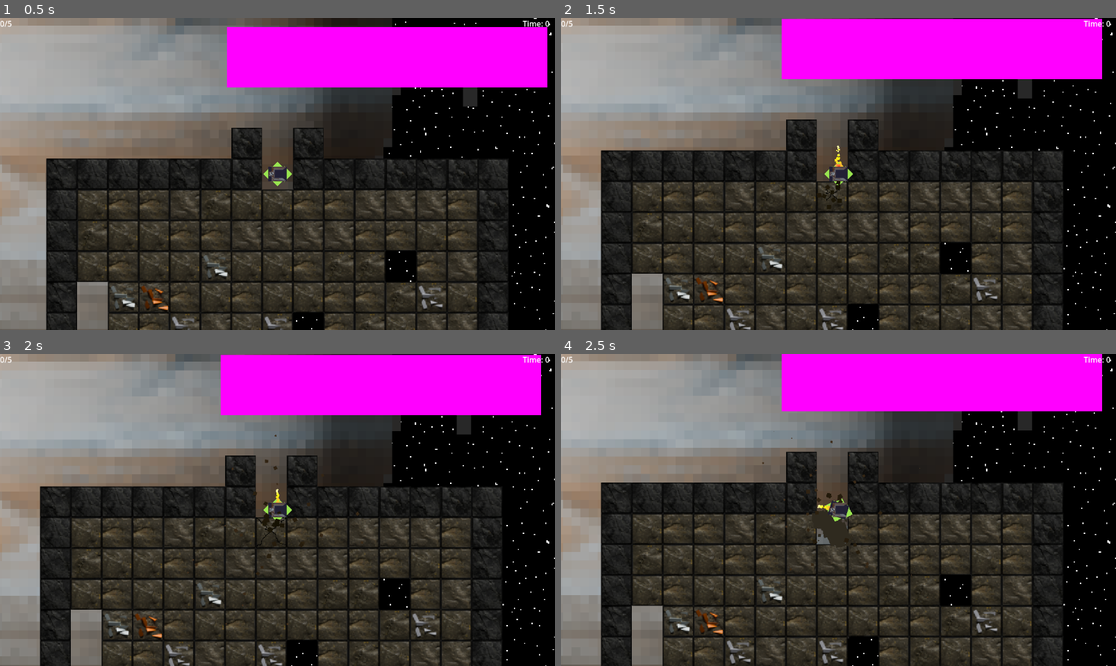
Above: before the commit, frames 1-4 (two rows, left to right).
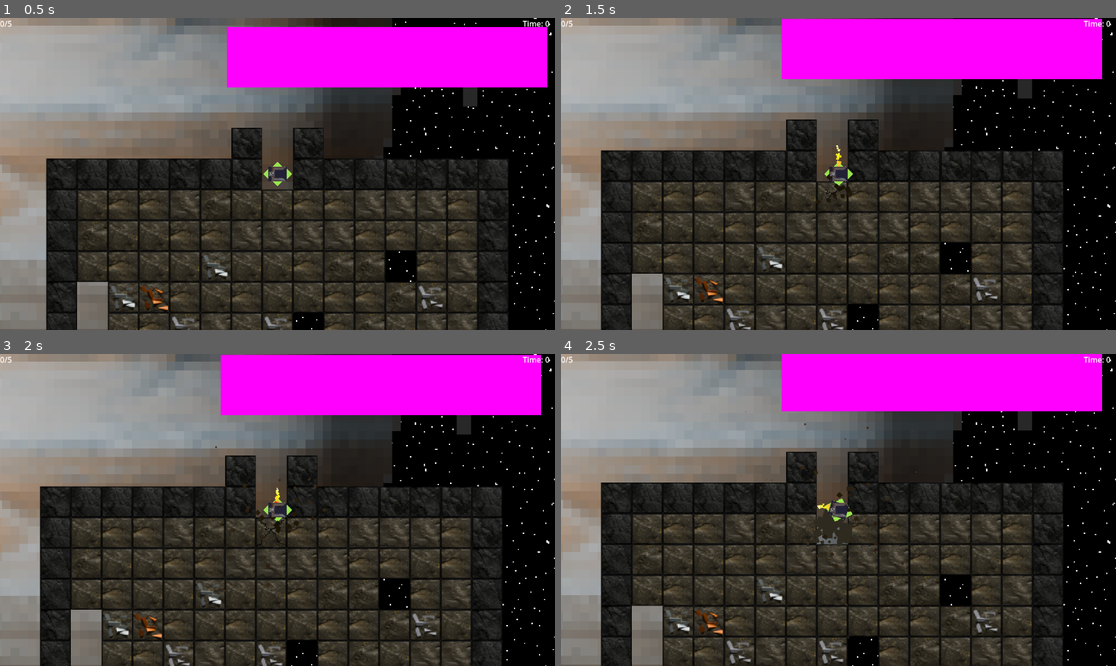
Above: after the commit, the same moments.

Repository: MissionToPsyche-Iridium/iridium_21q_web_game-csu
Game: Godot game, scene res://Scenes/pre.tscn
Two runs of this game, one before a commit and one after it. Both use one fixed random seed, a clock stepped at 60 frames per second and the inputs below.
Inputs:
- Up to frame 1 (0.5 s): no input
- Up to frame 2 (1.5 s): hold D (right) 0.53-1.28 s; tap Space (Leave) at 0.6, 1.35 s; hold S (down) from 1.28 s (still down)
- Up to frame 3 (2 s): keep holding S (down)
- Up to frame 4 (2.5 s): release S (down) at 2.03 s; hold D (right) from 2.03 s (still down); tap Space (Leave) at 2.1 s

Frame 1 is identical in both runs. In frame 2, 0.1% of the frame differs, in the area x 46-53%, y 40-62%; in frame 3, 0.3%; in frame 4, 0.3%, in the area x 32-71%, y 18-81%.

Commit message:
Added audio player for thruster

Diff:
--- a/Objects/drone.tscn
+++ b/Objects/drone.tscn
@@ -9,6 +9,8 @@
 [ext_resource type="PackedScene" uid="uid://bmgcobk7npskl" path="res://Objects/grabber.tscn" id="7_1svyo"]
 [ext_resource type="PackedScene" uid="uid://b3r10iky618p3" path="res://Objects/gui.tscn" id="8_y40r5"]
 [ext_resource type="Script" path="res://scripts/thrustparts.gd" id="9_88euc"]
+[ext_resource type="AudioStream" uid="uid://h41td8wdnenb" path="res://Assets/audio/sfx/thrust.ogg" id="10_sp1aj"]
+[ext_resource type="Script" path="res://scripts/thrustsound.gd" id="11_hapxy"]
 
 [sub_resource type="RectangleShape2D" id="RectangleShape2D_imawl"]
 size = Vector2(38, 30)
@@ -117,3 +119,8 @@
 scale_amount_curve = SubResource("Curve_iv6pt")
 color_ramp = SubResource("Gradient_eywwu")
 script = ExtResource("9_88euc")
+
+[node name="thrust" type="AudioStreamPlayer" parent="thrustparts"]
+stream = ExtResource("10_sp1aj")
+volume_db = -40.0
+script = ExtResource("11_hapxy")
--- a/Objects/grabber.tscn
+++ b/Objects/grabber.tscn
@@ -909,6 +909,7 @@
 [node name="hum" type="AudioStreamPlayer" parent="."]
 stream = ExtResource("5_ub02w")
 pitch_scale = 0.5
+max_polyphony = 32
 
 [connection signal="body_entered" from="MaxSize" to="." method="_on_max_size_body_entered"]
 [connection signal="body_exited" from="MaxSize" to="." method="_on_max_size_body_exited"]
--- a/Objects/mothership.tscn
+++ b/Objects/mothership.tscn
@@ -1,6 +1,9 @@
-[gd_scene load_steps=6 format=3 uid="uid://tqoi2b0xbimp"]
+[gd_scene load_steps=9 format=3 uid="uid://tqoi2b0xbimp"]
 
 [ext_resource type="Script" path="res://scripts/mothership.gd" id="1_a2gvp"]
+[ext_resource type="Script" path="res://scripts/tube.gd" id="2_6fhiy"]
+[ext_resource type="AudioStream" uid="uid://ciqn5kb1yk4rm" path="res://Assets/audio/sfx/hoseextend.ogg" id="3_wu4n8"]
+[ext_resource type="AudioStream" uid="uid://1uqnki6clkkg" path="res://Assets/audio/sfx/hoseretract.ogg" id="4_rhq14"]
 
 [sub_resource type="RectangleShape2D" id="RectangleShape2D_u4e0p"]
 size = Vector2(7, 28.25)
@@ -52,8 +55,19 @@
 points = PackedVector2Array(50, 10, 50, 16)
 width = 3.0
 default_color = Color(0.158472, 0.158472, 0.158472, 1)
+script = ExtResource("2_6fhiy")
 
-[node name="Timer" type="Timer" parent="."]
+[node name="Timer" type="Timer" parent="Tube"]
+
+[node name="extend" type="AudioStreamPlayer" parent="Tube"]
+stream = ExtResource("3_wu4n8")
+volume_db = -15.0
+
+[node name="retract" type="AudioStreamPlayer" parent="Tube"]
+stream = ExtResource("4_rhq14")
+volume_db = -15.0
 
 [connection signal="body_entered" from="depot" to="." method="_on_depot_body_entered"]
+[connection signal="body_entered" from="depot" to="Tube" method="_on_depot_body_entered"]
 [connection signal="body_exited" from="depot" to="." method="_on_depot_body_exited"]
+[connection signal="body_exited" from="depot" to="Tube" method="_on_depot_body_exited"]
--- a/scripts/dronestats.gd
+++ b/scripts/dronestats.gd
@@ -8,10 +8,10 @@
 @onready var grabberrange: int = 128 #How big the radius for the grbaber is (def 128px)
 
 @onready var drillspeed: float = 1 #time (sec) it takes for a drill to fully break a block.
-@onready var drillstr: int = 0 #TODO, not used anywhere right now. How effected a drill is by harder blocks.
+@onready var drillstr: int = 0 #TODO, not used anywhere right now. How effected a drill is by harder blocks. (def 0)
 
-@onready var dronespeed: int = 200 #How fast the drone moves.
-@onready var droneluck: float = 0.0 #How lucky the drone is for events.
+@onready var dronespeed: int = 200 #How fast the drone moves. (def 200)
+@onready var droneluck: float = 0.0 #How lucky the drone is for events. (def 0)
 @onready var tubespeed: float = 2 #Time (sec) between objects leaving the drone and entering the mothership.
 
 
--- a/scripts/mothership.gd
+++ b/scripts/mothership.gd
@@ -2,27 +2,13 @@
 
 var droneinsidedepot: bool = false #True if the drone is inside the depot hitbox.
 var drone: CharacterBody2D = null
-@onready var tube: Line2D = $Tube
-@onready var timer: Timer = $Timer #Timer for keeping track of time between transfers.
 @onready var spacecount: int = 0
 
-func _ready() -> void:
-	timer.connect("timeout", _on_timer_timeout)
 
 func _physics_process(delta: float) -> void:
-	#Move point 1 of the tube to the drones pos.
-	if droneinsidedepot:
-		tube.points[1] = tube.points[1].lerp(to_local(drone.global_position), 0.2)
-		if timer.is_stopped():
-			timer.start(Dronestats.tubespeed)
-		pass
-	elif !droneinsidedepot:
-		tube.points[1] = tube.points[1].lerp(Vector2(50,16), 0.2)
-
 	#Used to check for leaving.
 	if droneinsidedepot and Input.is_action_just_pressed("Leave"):
 		spacecount += 1
-
 		if spacecount >= 5:
 			Gamemaster.leave_pre()
 	pass
@@ -36,7 +22,6 @@
 	if body is CharacterBody2D:
 		droneinsidedepot = false
 		drone = null
-		timer.stop()
 		spacecount = 0
 func _on_timer_timeout():
 	Inventory.from_drone_to_mothership()
--- /dev/null
+++ b/scripts/thrustsound.gd
@@ -0,0 +1,17 @@
+extends AudioStreamPlayer
+
+var inputdirection: Vector2 # Where we are moving.
+var soundtoggle: bool = false #Set to toggle sound. True = sound is playing.
+
+
+func _physics_process(delta: float) -> void:
+	inputdirection = Input.get_vector("left", "right", "up", "down")
+	if inputdirection != Vector2(0,0):
+		if soundtoggle == false:
+			pitch_scale = randf_range(1,1.3)
+			play(randf_range(0,6))
+			soundtoggle = true
+	else:
+		if soundtoggle == true:
+			stop()
+			soundtoggle = false
--- /dev/null
+++ b/scripts/tube.gd
@@ -0,0 +1,39 @@
+extends Line2D
+
+var droneinsidedepot: bool = false #True if the drone is inside the depot hitbox.
+var drone: CharacterBody2D = null
+@onready var timer: Timer = $Timer #Timer for keeping track of time between transfers.
+@onready var soundextend: AudioStreamPlayer = $extend
+@onready var soundretract: AudioStreamPlayer = $retract
+func _ready() -> void:
+	timer.connect("timeout", _on_timer_timeout)
+
+# Called every frame. 'delta' is the elapsed time since the previous frame.
+func _physics_process(delta: float) -> void:
+	#Move point 1 of the tube to the drones pos.
+	if droneinsidedepot and drone != null:
+		points[1] = points[1].lerp(to_local(drone.global_position), 0.10)
+		if timer.is_stopped():
+			timer.start(Dronestats.tubespeed)
+		pass
+	elif !droneinsidedepot:
+		points[1] = points[1].lerp(Vector2(50,16), 0.2)
+	pass
+
+func _on_depot_body_entered(body: Node2D) -> void:
+	if body is CharacterBody2D: #Checks like this are better to do then a type cast in the function.
+		#Need to rewrite code that type casts like that.
+		droneinsidedepot = true
+		drone = body #Grab ref of drone.
+		soundextend.pitch_scale = randf_range(1, 1.2)
+		soundextend.play()
+func _on_depot_body_exited(body: Node2D) -> void:
+	if body is CharacterBody2D:
+		droneinsidedepot = false
+		drone = null
+		soundretract.pitch_scale = randf_range(1, 1.2)
+		soundretract.play()
+		timer.stop()
+
+func _on_timer_timeout():
+	Inventory.from_drone_to_mothership()
Not shown, added: Assets/audio/sfx/hoseextend.ogg.import
Not shown, added: Assets/audio/sfx/hoseretract.ogg.import
Not shown, added: Assets/audio/sfx/thrust.ogg.import
Not shown: 1 places in Objects/drone.tscn that only renumber resources
Not shown, added: Assets/audio/sfx/hoseextend.ogg
Not shown, added: Assets/audio/sfx/hoseretract.ogg
Not shown, added: Assets/audio/sfx/thrust.ogg
